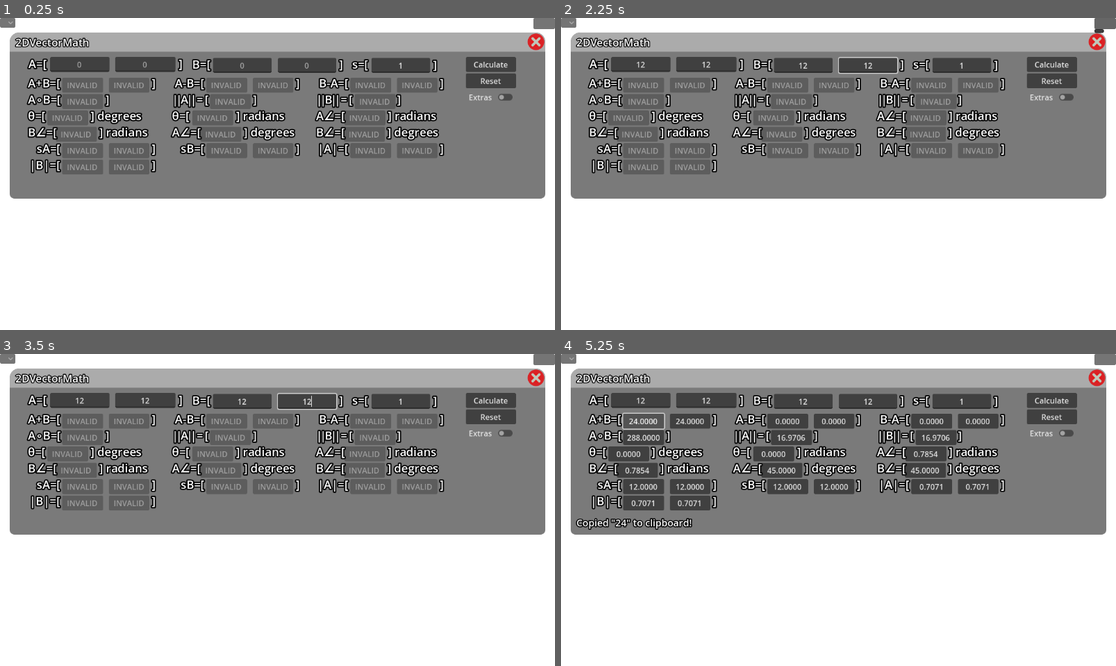
Above: before the commit, frames 1-4 (two rows, left to right).
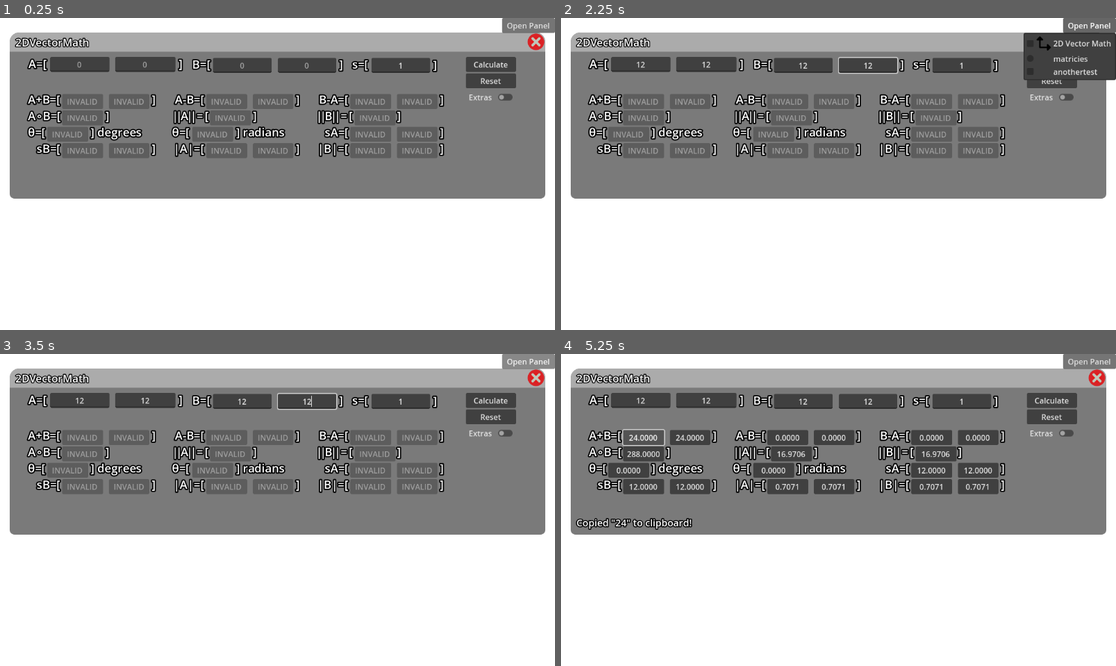
Above: after the commit, the same moments.

Repository: D-Dowding/Godot-Physics-Calculator
Game: Godot game, scene res://window.tscn
Two runs of this game, one before a commit and one after it. Both use one fixed random seed, a clock stepped at 60 frames per second and the inputs below.
Inputs (mouse positions are in pixels of both pictures, inside the frame that each line leads up to):
- Up to frame 1 (0.25 s): no input
- Up to frame 2 (2.25 s): click (638, 64) at 0.52 s; type "12" at 0.6 s; click (705, 64) at 0.75 s; type "12" at 0.83 s; click (805, 64) at 0.98 s; type "12" at 1.07 s; click (866, 64) at 1.27 s; type "12" at 1.35 s; click (1104, 24) at 2.02 s
- Up to frame 3 (3.5 s): click (527, 360) at 2.75 s, where only the run after the commit has a clickable "Open Panel"
- Up to frame 4 (5.25 s): click (566, 360) at 3.52 s; click "Calculate" at 4.25 s; click "24.0000" at 5 s

The runs differ from the first frame. In frame 1, 8.7% of the frame differs, in the area x 0-100%, y 0-51%; in frame 2, 11%; in frame 3, 8.7%; in frame 4, 9.7%.
Error before the commit: Invalid access to property or key 'size' on a base object of type 'Nil'. (res://Scripts/PanelBar.gd:34)
Error after the commit: Trying to assign value of type 'Node' to a variable of type 'Control'. (res://CalculatorPanelMenu.gd:3)

Commit message:
Begin work on panel menu dropdown

Diff:
--- /dev/null
+++ b/CalculatorPanelMenu.gd
@@ -0,0 +1,26 @@
+extends MenuButton
+
+@onready var window : Control = get_tree().get_root().get_child(0)
+@export var calculator_panels : Dictionary[int, PackedScene]
+var calculator_panel_last_pos : Dictionary[int, Vector2]
+
+func _ready() -> void:
+	get_popup().id_pressed.connect(id_pressed)
+	for item_idx in item_count:
+		get_popup().set_item_icon_max_width(item_idx, 32)
+
+
+func id_pressed(id : int):
+	if calculator_panels.keys().has(id) and calculator_panels[id].can_instantiate():
+		var new_panel_obj : CalculatorPanel = calculator_panels[id].instantiate()
+		for child in window.get_children():
+			if child.name == new_panel_obj.name:
+				get_popup().set_item_checked(id, false)
+				calculator_panel_last_pos[id] = child.global_position
+				child.queue_free()
+				new_panel_obj.queue_free()
+				return
+		get_popup().set_item_checked(id, true)
+		new_panel_obj.global_position = calculator_panel_last_pos[id]
+		window.add_child(new_panel_obj)
+		window.move_child(new_panel_obj, 1)
--- a/Scenes/CalculatorPanels/2DVectorMath.tscn
+++ b/Scenes/CalculatorPanels/2DVectorMath.tscn
@@ -21,7 +21,7 @@
 outline_size = 10
 outline_color = Color(0, 0, 0, 1)
 
-[node name="2DVectorMath" type="Control" node_paths=PackedStringArray("reset_button", "calculate_button", "extras_button", "splash_text", "splash_text_timer") groups=["CalculatorPanel"]]
+[node name="2DVectorMath" type="Control" node_paths=PackedStringArray("extra_calculations", "reset_button", "calculate_button", "extras_button", "splash_text", "splash_text_timer") groups=["CalculatorPanel"]]
 layout_mode = 3
 anchor_right = 0.96500003
 anchor_bottom = 0.523
@@ -30,6 +30,7 @@
 size_flags_horizontal = 3
 size_flags_vertical = 2
 script = ExtResource("1_ab8oc")
+extra_calculations = [NodePath("Math/Calculations/A∠Radians"), NodePath("Math/Calculations/B∠Radians"), NodePath("Math/Calculations/A∠Degrees"), NodePath("Math/Calculations/B∠Degrees")]
 reset_button = NodePath("ToolButtons/Control2/Reset")
 calculate_button = NodePath("ToolButtons/Control/Calculate")
 extras_button = NodePath("ToolButtons/Control3/Extras")
--- a/Scripts/CalculatorPanel.gd
+++ b/Scripts/CalculatorPanel.gd
@@ -1,6 +1,7 @@
 extends Control
 class_name CalculatorPanel
 
+@export_range(0x00, 0xFF) var panel_id : int = 0x00
 @export var extra_calculations : Array[Control]
 
 @export_group("Tool Buttons")
--- a/Scripts/PanelBar.gd
+++ b/Scripts/PanelBar.gd
@@ -19,7 +19,7 @@
 	panel_exit_button.pressed.connect(close_panel)
 
 func _process(delta: float) -> void:
-	if Engine.is_editor_hint() and parent:
+	if Engine.is_editor_hint() and parent and parent.name != panel_title.text:
 		panel_title.text = parent.name
 		return
 
--- /dev/null
+++ b/Window.gd
@@ -0,0 +1,8 @@
+extends Control
+
+var calculator_panel_id_name_dict : Dictionary[int, StringName]
+
+func _ready():
+	for calculator_panel : CalculatorPanel in get_tree().get_nodes_in_group("CalculatorPanel"):
+		assert(!calculator_panel_id_name_dict.keys().has(calculator_panel.panel_id), "Found duplicate panel ids! " + str(calculator_panel_id_name_dict[calculator_panel.panel_id]) + " and " + str(calculator_panel) + " share panel id " + str(calculator_panel.panel_id))
+		calculator_panel_id_name_dict[calculator_panel.panel_id] = calculator_panel.name
--- a/project.godot
+++ b/project.godot
@@ -19,6 +19,10 @@
 
 project/assembly_name="Physics Calculator"
 
+[global_group]
+
+CalculatorPanel=""
+
 [rendering]
 
 renderer/rendering_method="gl_compatibility"
--- a/window.tscn
+++ b/window.tscn
@@ -1,6 +1,9 @@
-[gd_scene load_steps=3 format=3 uid="uid://bukn7nu8ujkbe"]
+[gd_scene load_steps=6 format=3 uid="uid://bukn7nu8ujkbe"]
 
 [ext_resource type="PackedScene" uid="uid://c27exms4ti8nb" path="res://Scenes/CalculatorPanels/2DVectorMath.tscn" id="1_808dq"]
+[ext_resource type="Script" uid="uid://phcenkj0kehk" path="res://Window.gd" id="1_tpxq1"]
+[ext_resource type="Script" uid="uid://biqkrgc35cry" path="res://CalculatorPanelMenu.gd" id="3_hfd2n"]
+[ext_resource type="Texture2D" uid="uid://dy2qdtgaaxqb2" path="res://2DVectorIcon.png" id="3_tpxq1"]
 
 [sub_resource type="CanvasTexture" id="CanvasTexture_hjewq"]
 
@@ -13,6 +16,7 @@
 grow_vertical = 2
 size_flags_horizontal = 3
 size_flags_vertical = 3
+script = ExtResource("1_tpxq1")
 
 [node name="Background" type="TextureRect" parent="."]
 layout_mode = 1
@@ -34,17 +38,28 @@
 offset_right = -0.41601563
 offset_bottom = -0.19204712
 
-[node name="MenuButton" type="MenuButton" parent="."]
+[node name="CalculatorPanelMenu" type="MenuButton" parent="."]
 layout_mode = 1
 anchors_preset = 1
 anchor_left = 1.0
 anchor_right = 1.0
-offset_left = -45.0
-offset_bottom = 23.0
+offset_left = -110.0
+offset_bottom = 30.0
 grow_horizontal = 0
+text = "Open Panel"
 flat = false
-
-[node name="OptionButton" type="OptionButton" parent="."]
-layout_mode = 0
-offset_right = 32.0
-offset_bottom = 20.0
+item_count = 3
+popup/item_0/text = "2D Vector Math"
+popup/item_0/icon = ExtResource("3_tpxq1")
+popup/item_0/checkable = 1
+popup/item_0/id = 0
+popup/item_1/text = "matricies"
+popup/item_1/checkable = 2
+popup/item_1/id = 1
+popup/item_2/text = "anothertest"
+popup/item_2/checkable = 1
+popup/item_2/id = 2
+script = ExtResource("3_hfd2n")
+calculator_panels = Dictionary[int, PackedScene]({
+0: ExtResource("1_808dq")
+})
Binary file added: 2DVectorIcon.png
Not shown, added: 2DVectorIcon.png.import
Not shown, added: CalculatorPanelMenu.gd.uid
Not shown, added: Window.gd.uid
